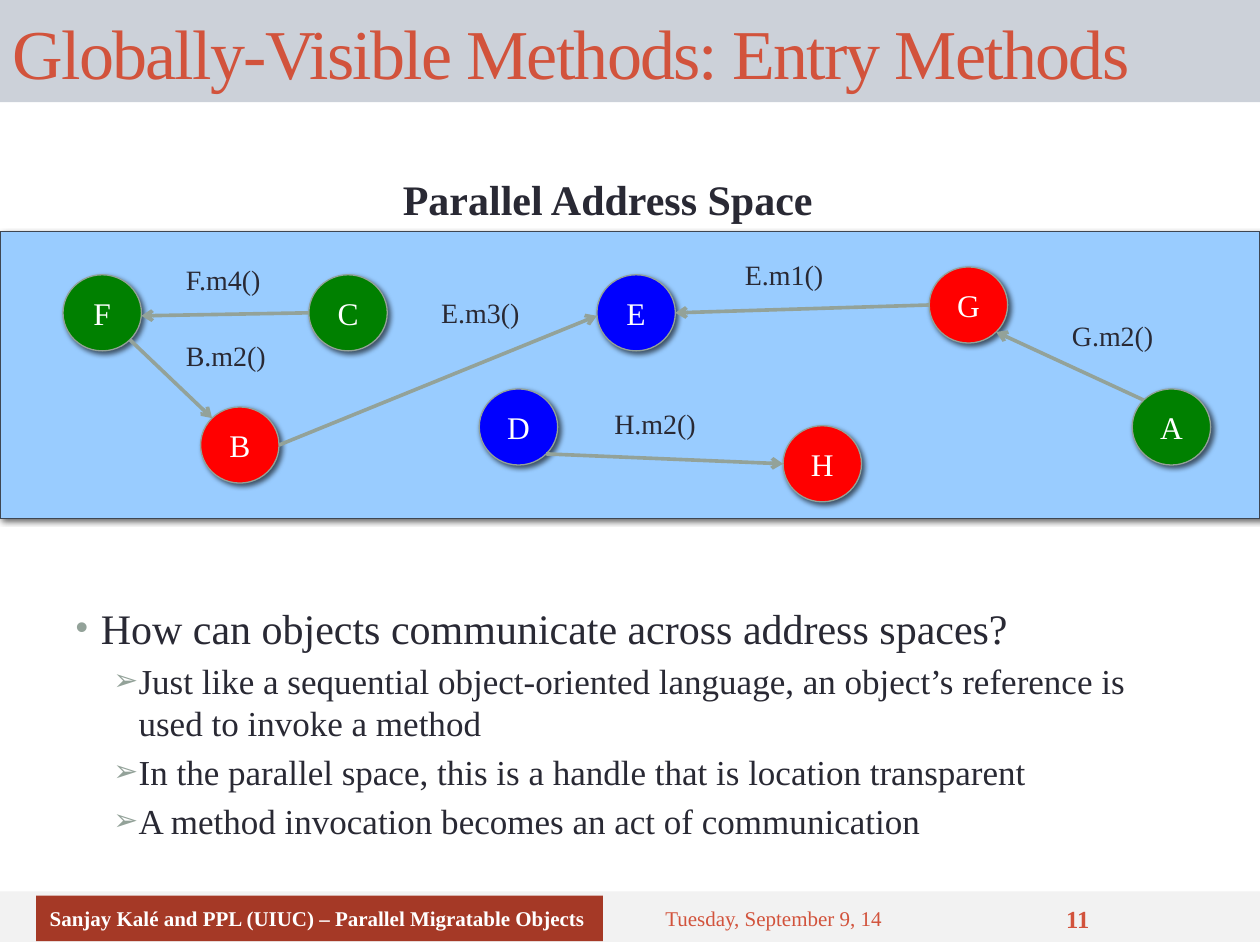
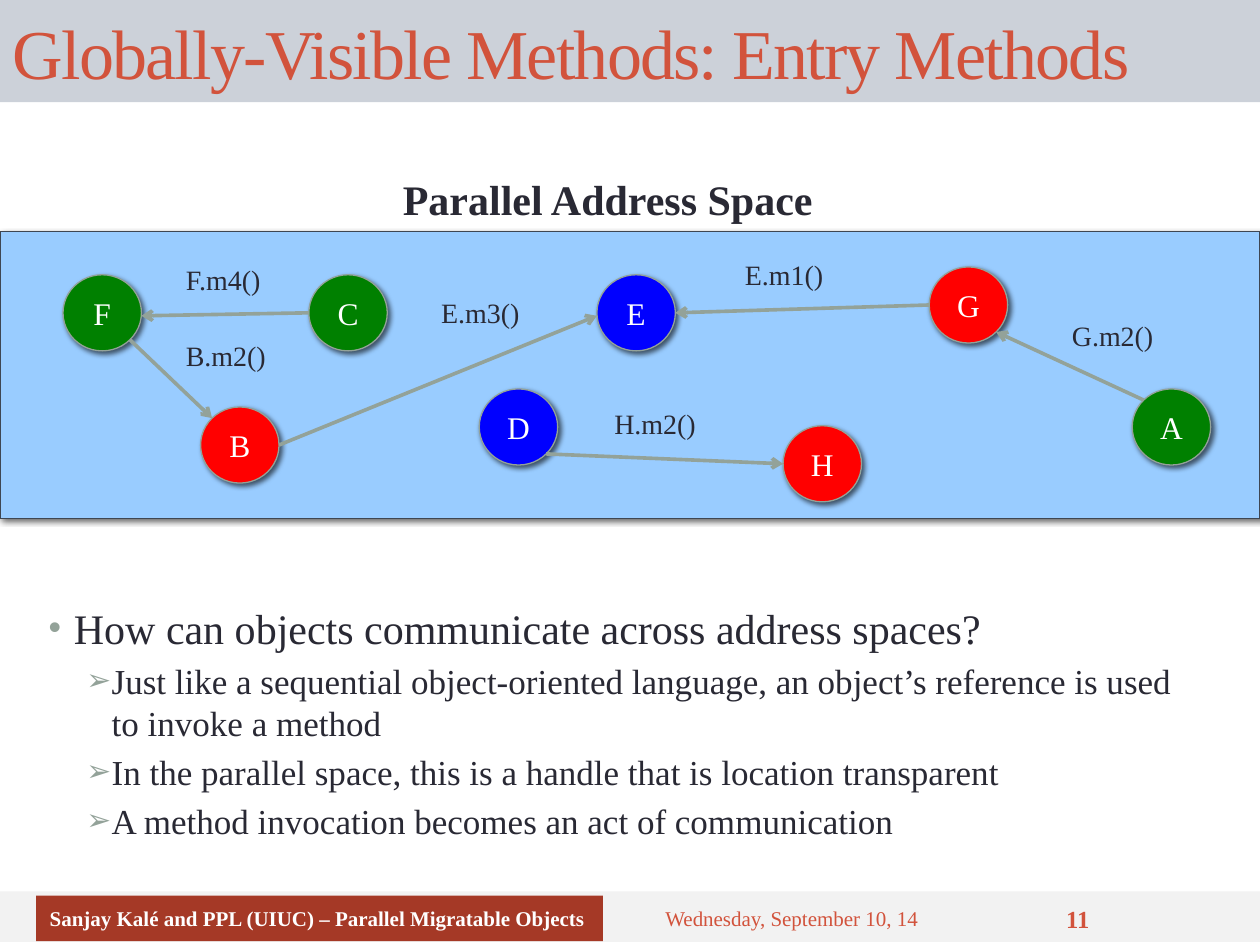
Before and after one commit to UIUC-PPL/charm_tutorial, a slide deck: slide 11 of tutorial-01-intro.pptx. Drawn at 1260x945 pixels with LibreOffice and Linux fonts; fonts in the diff are those of the drawing. Boxes give left, top, right and bottom in pixels: in the first picture for what was removed or moved away, otherwise in the second. Text is boxed around its words. In the diff, an @@ line names an element or a change of style, - is before the commit and + after.

```diff
--- a/tutorial-01-intro.pptx
+++ b/tutorial-01-intro.pptx
@@ text "How can objects communicate across ..." rewrapped from bbox=[101, 615, 1124, 835] to bbox=[74, 615, 1170, 835] @@
@@ text at bbox=[665, 911, 918, 931]: text changed @@
-Tuesday, September 9, 14
+Wednesday, September 10, 14
```
Also in this commit, not shown: 16 other slides changed.
